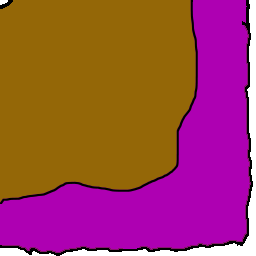
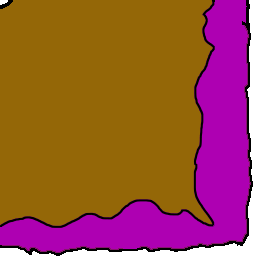
The second (256, 256) image is a revision of the first. Changes to its layers:
hid "NUL Middle" over (0, 0, 215, 228)
added layer "NUL Middle-New" above "NUL" over (0, 0, 215, 228)
